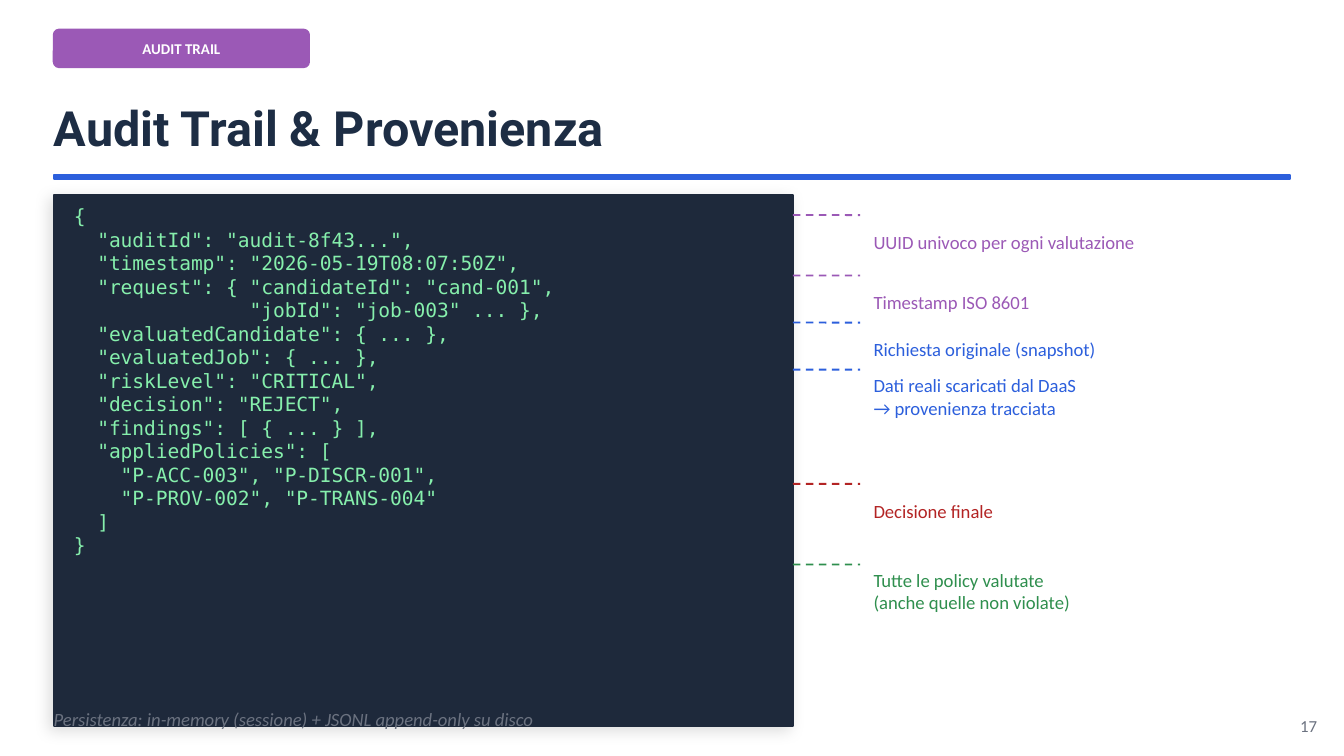
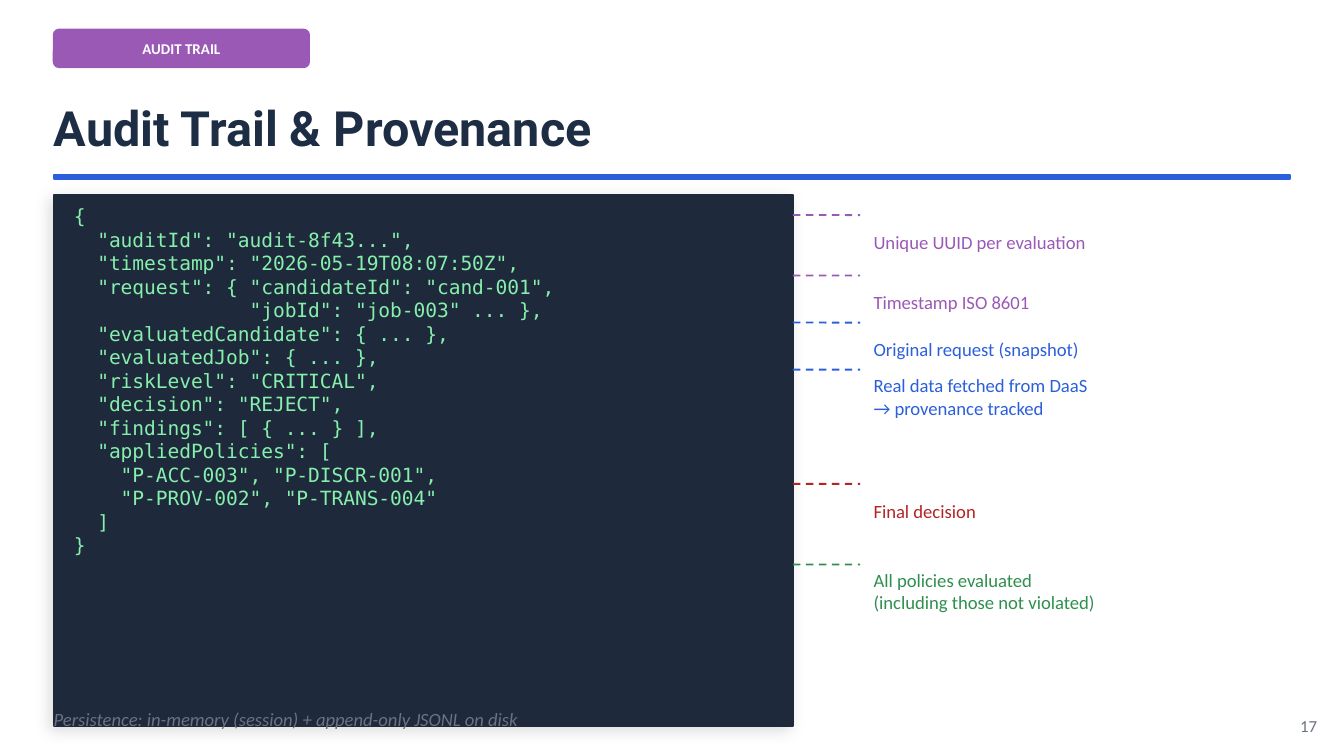
Before and after one commit to ediscota/SOSE-Homework, a slide deck: slide 17 of slides/SoSE-Employment-DaaS-EaaS.pptx. Drawn at 1344x756 pixels with LibreOffice and Linux fonts; fonts in the diff are those of the drawing. Boxes give left, top, right and bottom in pixels: in the first picture for what was removed or moved away, otherwise in the second. Text is boxed around its words. In the diff, an @@ line names an element or a change of style, - is before the commit and + after.

```diff
--- a/slides/SoSE-Employment-DaaS-EaaS.pptx
+++ b/slides/SoSE-Employment-DaaS-EaaS.pptx
@@ text at box(54, 109, 592, 147): text changed @@
-Audit Trail & Provenienza
+Audit Trail & Provenance
@@ text at box(874, 236, 1085, 252): text changed @@
-UUID univoco per ogni valutazione
+Unique UUID per evaluation
@@ text at box(874, 342, 1079, 359): text changed @@
-Richiesta originale (snapshot)
+Original request (snapshot)
@@ text at box(874, 379, 1088, 418): text changed @@
-Dati reali scaricati dal DaaS
-→ provenienza tracciata
+Real data fetched from DaaS
+→ provenance tracked
@@ text at box(874, 505, 975, 518): text changed @@
-Decisione finale
+Final decision
@@ text at box(874, 574, 1094, 612): text changed @@
-Tutte le policy valutate
-(anche quelle non violate)
+All policies evaluated
+(including those not violated)
@@ text at box(54, 713, 518, 732): text changed @@
-Persistenza: in-memory (sessione) + JSONL append-only su disco
+Persistence: in-memory (session) + append-only JSONL on disk
```
Also in this commit, not shown: 19 other slides changed, 2 slides added, 2 slides removed, 2 other files.
